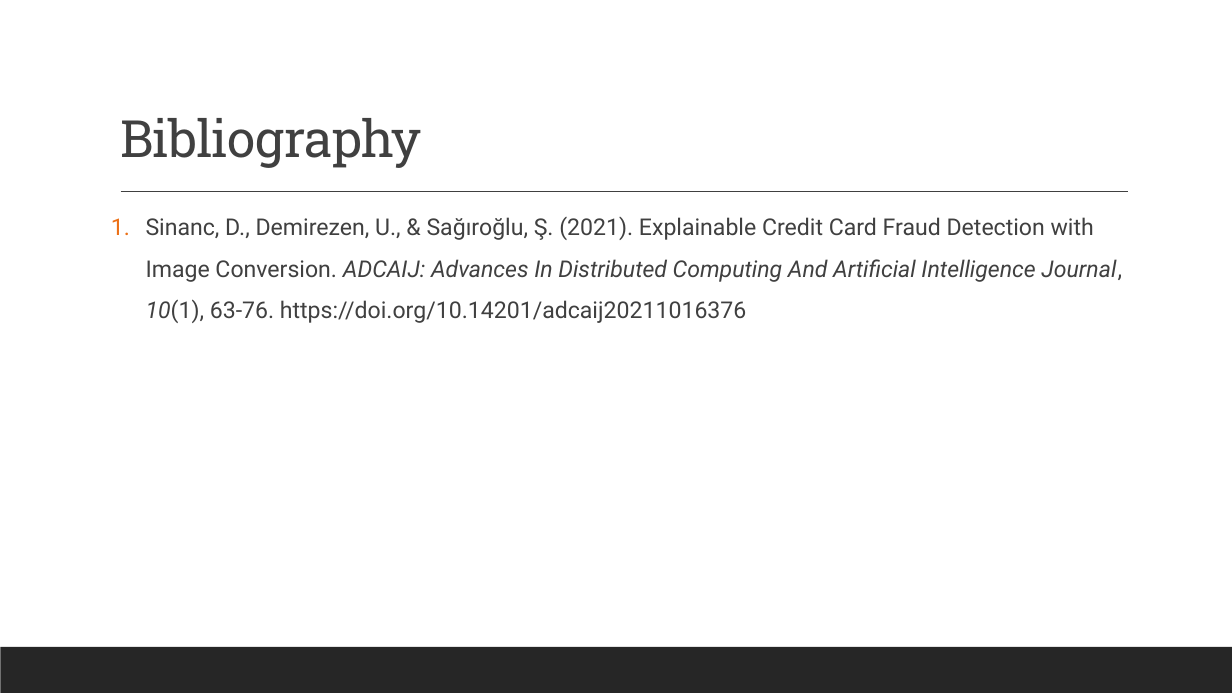
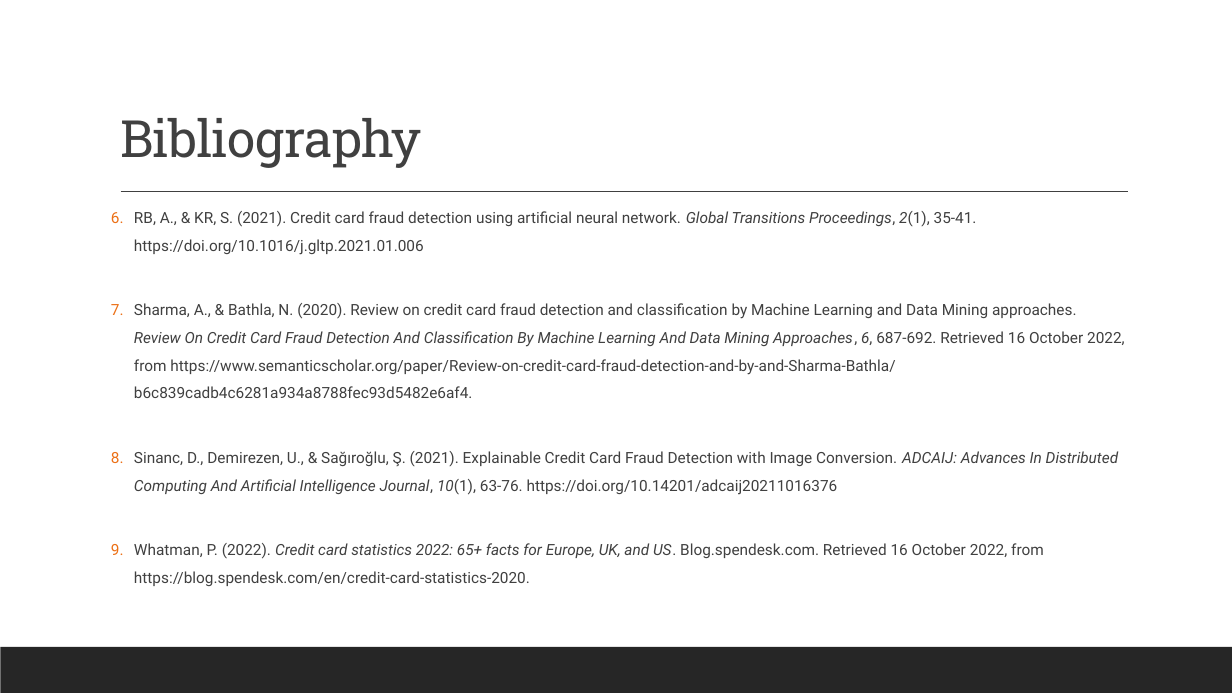
Before and after one commit to JackDaedalus/ResearchDesignCA1, a slide deck: slide 7 of Resarch Des and Prop Wrt TU060_2 DS Ciaran Finnegan d21124026 cf v1-2 161022.pptx (slide 6 before the commit). Drawn at 1232x693 pixels with LibreOffice and Linux fonts; fonts in the diff are those of the drawing. Boxes give left, top, right and bottom in pixels: in the first picture for what was removed or moved away, otherwise in the second. Text is boxed around its words. In the diff, an @@ line names an element or a change of style, - is before the commit and + after.

Commit message:
Draft for Luca
First cut of slides 2,4,6, and 7.

```diff
--- a/Resarch Des and Prop Wrt TU060_2 DS Ciaran Finnegan d21124026 cf v1-2 161022.pptx
+++ b/Resarch Des and Prop Wrt TU060_2 DS Ciaran Finnegan d21124026 cf v1-2 161022.pptx
@@ text at box(134, 211, 1125, 398): paragraphs added @@
+6. RB, A., & KR, S. (2021). Credit card fraud detection using artificial neural network. Global Transitions Proceedings, 2(1), 35-41. https://doi.org/10.1016/j.gltp.2021.01.006
+7. Sharma, A., & Bathla, N. (2020). Review on credit card fraud detection and classification by Machine Learning and Data Mining approaches. Review On Credit Card Fraud Detection And Classification By Machine Learning And Data Mining Approaches, 6, 687-692. Retrieved 16 October 2022, from https://www.semanticscholar.org/paper/Review-on-credit-card-fraud-detection-and-by-and-Sharma-Bathla/b6c839cadb4c6281a934a8788fec93d5482e6af4.
@@ text at box(134, 451, 1118, 495): size 18 to 12 pt in "Sinanc, D., Demirezen, U., & Sağıroğlu, Ş. ..."; indent changed @@
@@ text at box(134, 543, 1044, 586): paragraph added @@
+9. Whatman, P. (2022). Credit card statistics 2022: 65+ facts for Europe, UK, and US. Blog.spendesk.com. Retrieved 16 October 2022, from https://blog.spendesk.com/en/credit-card-statistics-2020.
```
Also in this commit, not shown: 2 other slides changed, 9 other files.
